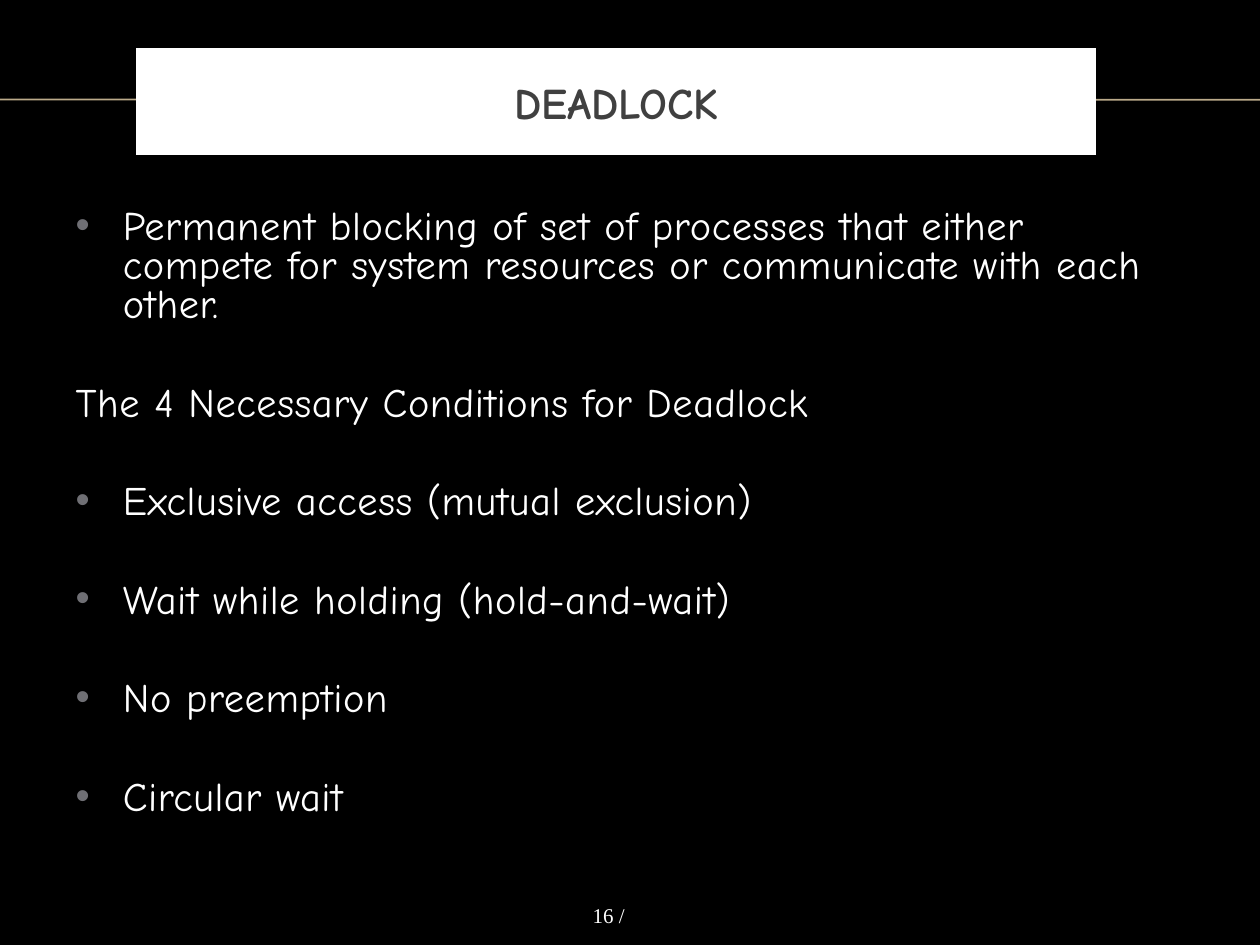
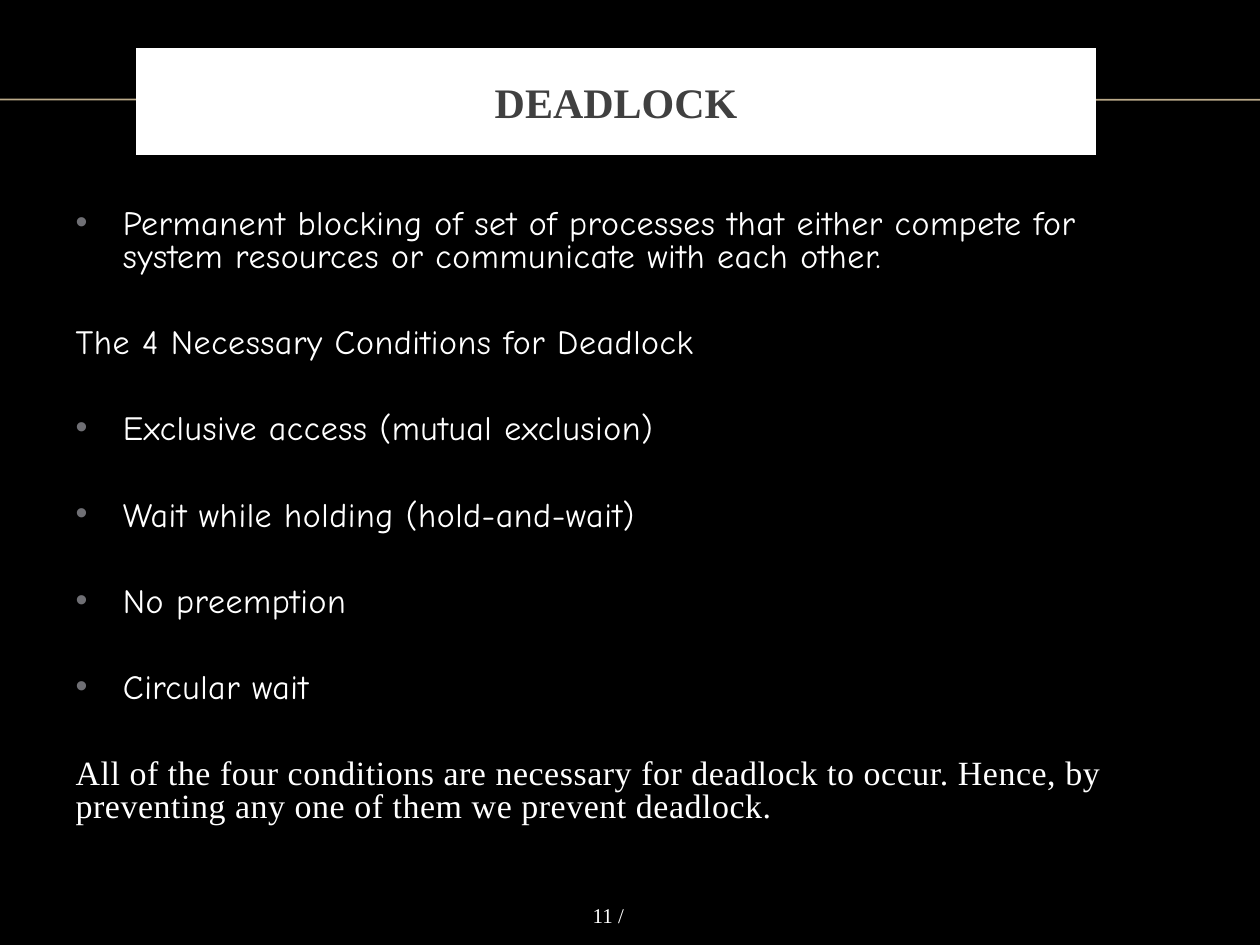
Before and after one commit to vong-srey/Paravantage, a slide deck: slide 11 of Presentation.pptx (slide 16 before the commit). Drawn at 1260x945 pixels with LibreOffice and Linux fonts; fonts in the diff are those of the drawing; background and template pictures are left out. Boxes give left, top, right and bottom in pixels: in the first picture for what was removed or moved away, otherwise in the second. Text is boxed around its words. In the diff, an @@ line names an element or a change of style, - is before the commit and + after.

Commit message:
Few updates on PPT

```diff
--- a/Presentation.pptx
+++ b/Presentation.pptx
@@ title "DEADLOCK" at (141,54,1091,151): size 25 to 24 pt, font Comic Neue to Times New Roman @@
@@ text at (76,212,1075,700): size 23.1 to 19.4 pt in "Permanent blocking of set of processes that ...", "The 4 Necessary Conditions for Deadlock", "Exclusive access (mutual exclusion)", "Wait while holding (hold-and-wait)" and 2 more places @@
@@ text at (76,761,1099,825): paragraph added @@
+All of the four conditions are necessary for deadlock to occur. Hence, by preventing any one of them we prevent deadlock.
@@ page number at (593,909,613,923): text changed @@
-16 /
+11 /
```
Also in this commit, not shown: 3 other slides changed, 2 slides added, 4 slides removed.
